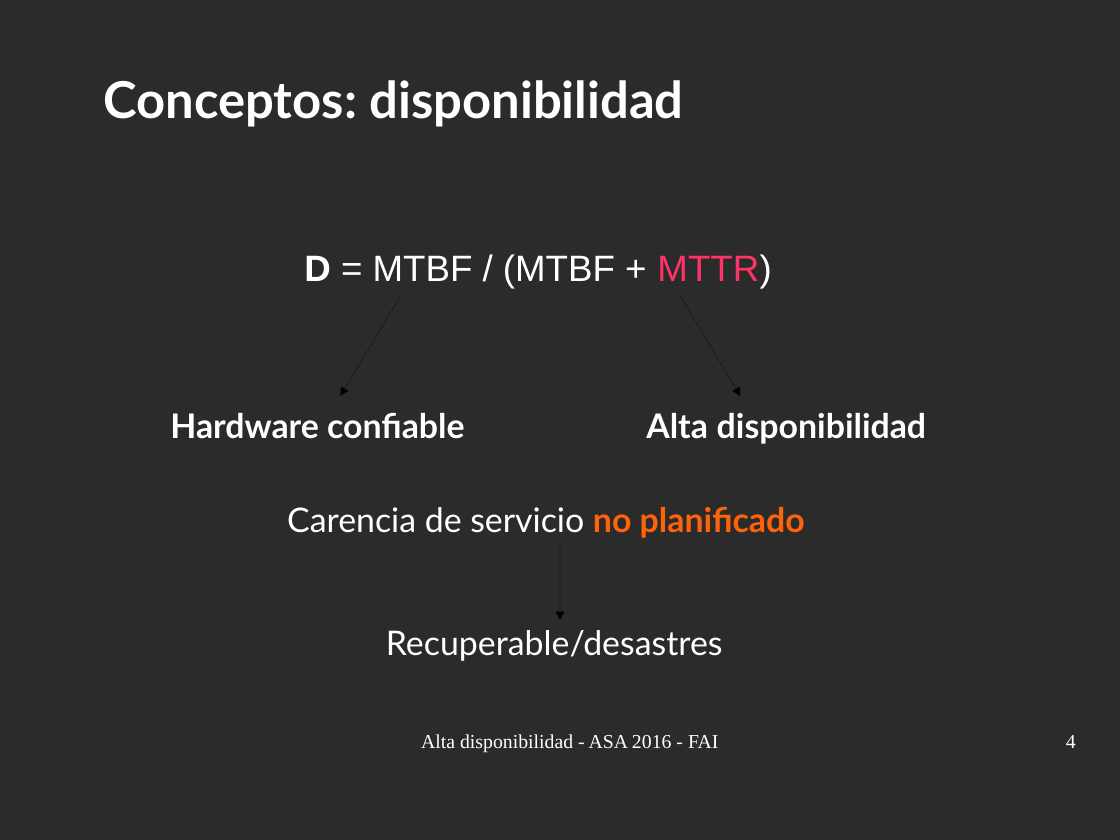
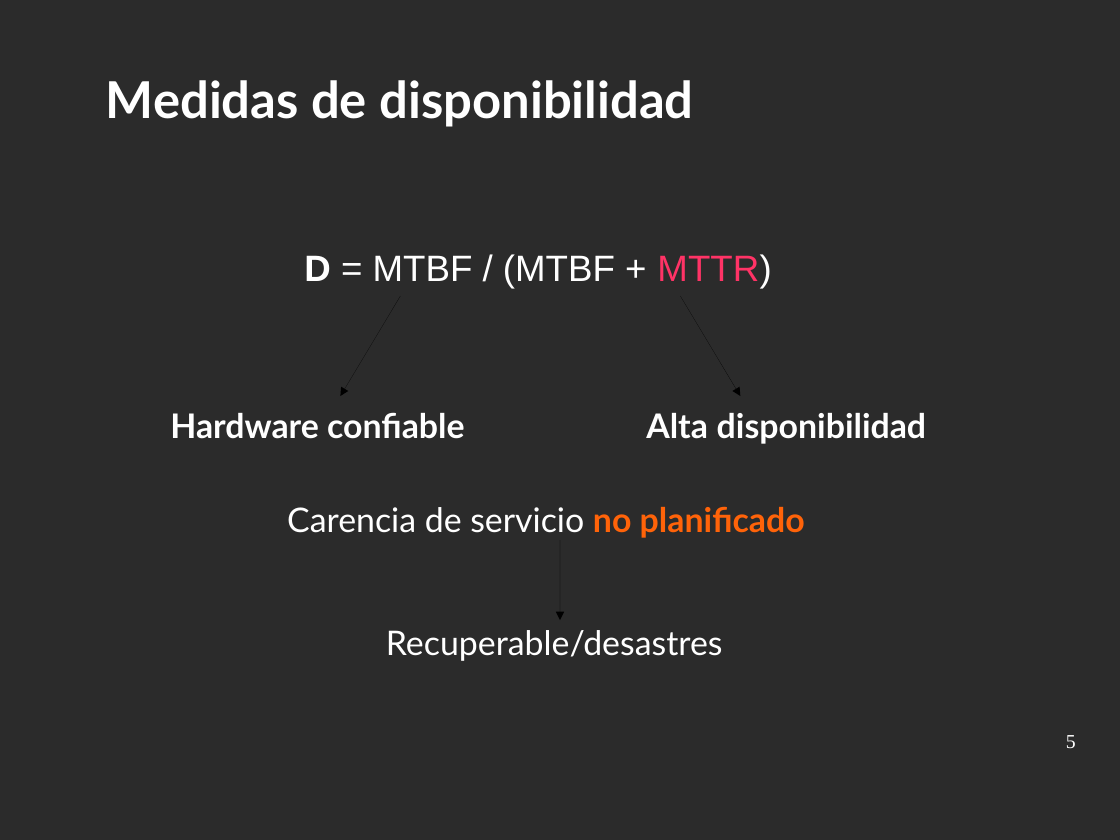
Before and after one commit to niniadcobre/asa, a slide deck: slide 5 of clases/ha.odp (slide 4 before the commit). Drawn at 1120x840 pixels with LibreOffice and Linux fonts; fonts in the diff are those of the drawing; background and template pictures are left out; a plain dark background stands for a picture behind light text. Boxes give left, top, right and bottom in pixels: in the first picture for what was removed or moved away, otherwise in the second. Text is boxed around its words. In the diff, an @@ line names an element or a change of style, - is before the commit and + after.

```diff
--- a/clases/ha.odp
+++ b/clases/ha.odp
@@ text at (x1=106, y1=80, x2=693, y2=127): text changed @@
-Conceptos: disponibilidad
+Medidas de disponibilidad
@@ text removed at (x1=421, y1=734, x2=718, y2=753) @@
-Alta disponibilidad - ASA 2016 - FAI
@@ page number at (x1=1066, y1=735, x2=1076, y2=748): text changed @@
-4
+5
```
Also in this commit, not shown: 9 other slides changed, 2 slides added, 11 slides removed, 4 other files.
